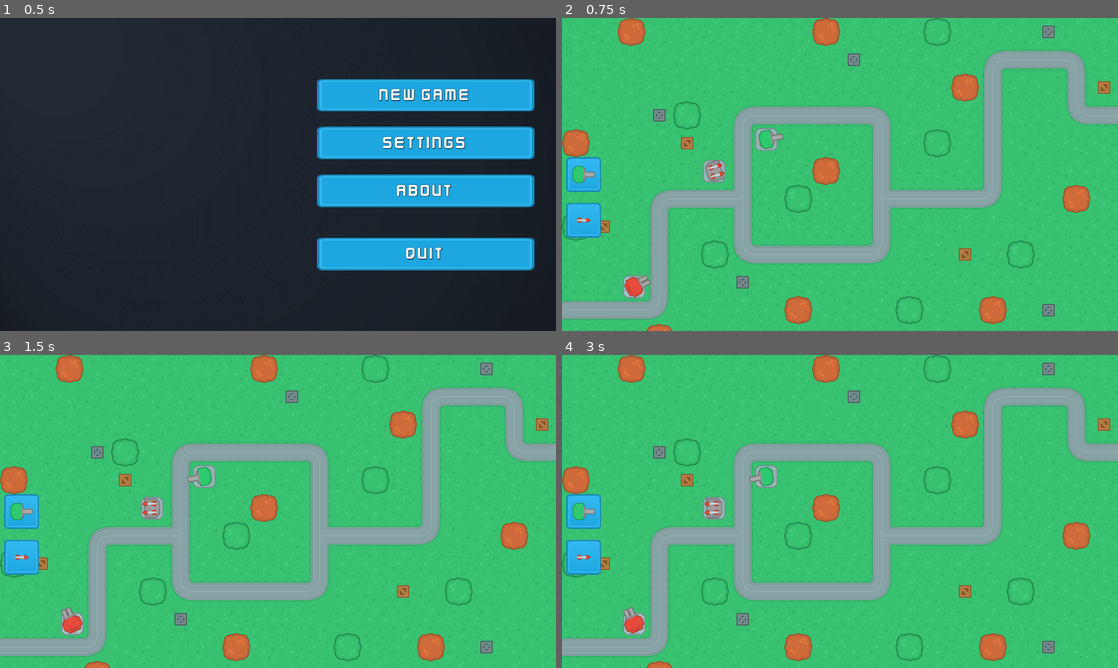
Above: before the commit, frames 1-4 (two rows, left to right).
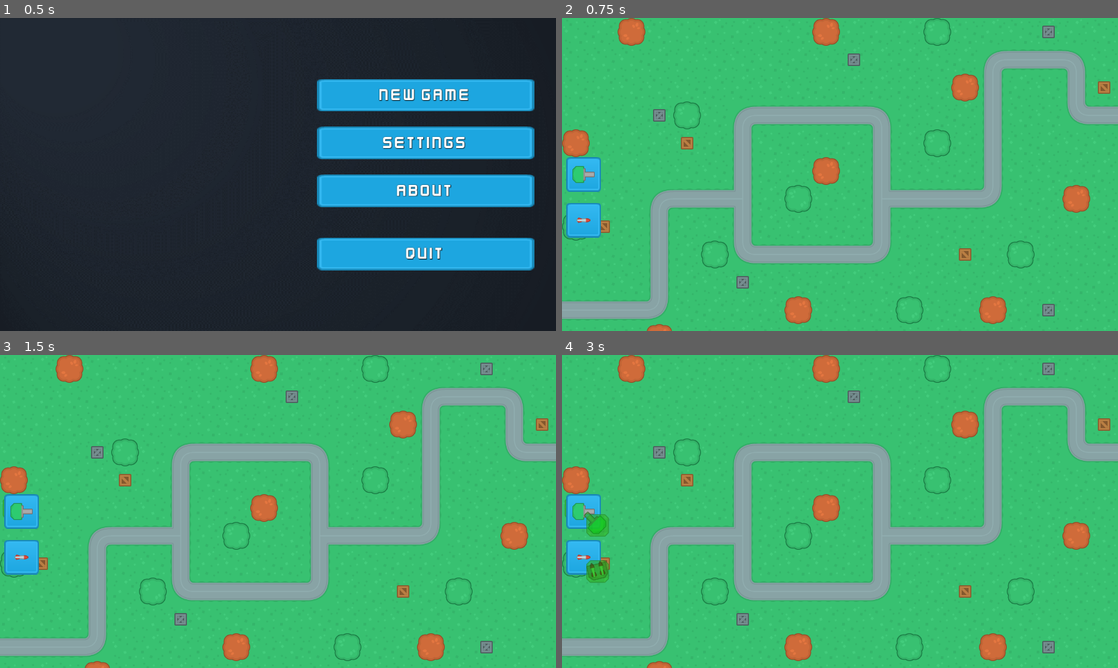
Above: after the commit, the same moments.

Repository: vrialland/godot-tutorial-tower-defense
Game: Godot game, scene res://SceneHandler.tscn
The game is run twice, just before and just after one commit, with the same random seed, the same clock (stepped at 60 frames per second) and the same inputs.
Inputs (mouse positions are in pixels of both pictures, inside the frame that each line leads up to):
- Up to frame 1 (0.5 s): no input
- Up to frame 2 (0.75 s): click "New Game" at 0.5 s
- Up to frame 3 (1.5 s): click (22, 511) at 1.25 s
- Up to frame 4 (3 s): click (584, 558) at 2 s; click (584, 511) at 2.75 s

Frame 1 is identical in both runs. In frame 2, 0.8% of the frame differs, in the area x 11-40%, y 35-90%; in frame 3, 0.8%; in frame 4, 1.4%, in the area x 0-39%, y 35-90%.

Commit message:
Allow player to build turrets

Diff:
--- a/project.godot
+++ b/project.godot
@@ -22,6 +22,25 @@
 window/stretch/mode="2d"
 window/stretch/aspect="keep"
 
+[input]
+
+ui_accept={
+"deadzone": 0.5,
+"events": [ Object(InputEventKey,"resource_local_to_scene":false,"resource_name":"","device":0,"alt":false,"shift":false,"control":false,"meta":false,"command":false,"pressed":false,"scancode":16777221,"unicode":0,"echo":false,"script":null)
+, Object(InputEventKey,"resource_local_to_scene":false,"resource_name":"","device":0,"alt":false,"shift":false,"control":false,"meta":false,"command":false,"pressed":false,"scancode":16777222,"unicode":0,"echo":false,"script":null)
+, Object(InputEventKey,"resource_local_to_scene":false,"resource_name":"","device":0,"alt":false,"shift":false,"control":false,"meta":false,"command":false,"pressed":false,"scancode":32,"unicode":0,"echo":false,"script":null)
+, Object(InputEventJoypadButton,"resource_local_to_scene":false,"resource_name":"","device":0,"button_index":0,"pressure":0.0,"pressed":false,"script":null)
+, Object(InputEventMouseButton,"resource_local_to_scene":false,"resource_name":"","device":0,"alt":false,"shift":false,"control":false,"meta":false,"command":false,"button_mask":0,"position":Vector2( 0, 0 ),"global_position":Vector2( 0, 0 ),"factor":1.0,"button_index":1,"pressed":false,"doubleclick":false,"script":null)
+ ]
+}
+ui_cancel={
+"deadzone": 0.5,
+"events": [ Object(InputEventKey,"resource_local_to_scene":false,"resource_name":"","device":0,"alt":false,"shift":false,"control":false,"meta":false,"command":false,"pressed":false,"scancode":16777217,"unicode":0,"echo":false,"script":null)
+, Object(InputEventJoypadButton,"resource_local_to_scene":false,"resource_name":"","device":0,"button_index":1,"pressure":0.0,"pressed":false,"script":null)
+, Object(InputEventMouseButton,"resource_local_to_scene":false,"resource_name":"","device":0,"alt":false,"shift":false,"control":false,"meta":false,"command":false,"button_mask":0,"position":Vector2( 0, 0 ),"global_position":Vector2( 0, 0 ),"factor":1.0,"button_index":2,"pressed":false,"doubleclick":false,"script":null)
+ ]
+}
+
 [physics]
 
 common/enable_pause_aware_picking=true
--- /dev/null
+++ b/scenes/main_scenes/GameScene.gd
@@ -0,0 +1,66 @@
+extends Node2D
+
+
+const RED: Color = Color("adff4545")
+const GREEN: Color = Color("ad54ff3c")
+
+
+var map_node: Node2D
+
+var build_mode: bool = false
+var build_valid: bool = false
+var build_location
+var build_type: String
+
+
+func _ready() -> void:
+	map_node = $Map1
+
+	for button in get_tree().get_nodes_in_group("build_buttons"):
+		button.connect("pressed", self, "initiate_build_mode", [button.get_name()])
+
+func _process(delta) -> void:
+	if build_mode:
+		update_tower_preview()
+
+
+func _unhandled_input(event: InputEvent) -> void:
+	if build_mode:
+		if event.is_action_released("ui_cancel"):
+			cancel_build_mode()
+		if event.is_action_released("ui_accept"):
+			verify_and_build()
+			cancel_build_mode()
+
+func initiate_build_mode(tower_type: String) -> void:
+	build_type = tower_type + "T1"
+	build_mode = true
+	$UI.set_tower_preview(build_type, get_global_mouse_position(), GREEN)
+
+
+func update_tower_preview() -> void:
+	var mouse_position: Vector2 = get_global_mouse_position()
+	var tower_exclusion: TileMap = map_node.get_node("TowerExclusion")
+	var current_tile: Vector2 = tower_exclusion.world_to_map(mouse_position)
+	var tile_position: Vector2 = tower_exclusion.map_to_world(current_tile)
+
+	if tower_exclusion.get_cellv(current_tile) == -1:
+		$UI.update_tower_preview(tile_position, GREEN)
+		build_valid = true
+		build_location = tile_position
+	else:
+		$UI.update_tower_preview(tile_position, RED)
+		build_valid = false
+
+
+func cancel_build_mode() -> void:
+	build_mode = false
+	build_valid = false
+	$UI/TowerPreview.queue_free()
+
+
+func verify_and_build() -> void:
+	if build_valid:
+		var new_tower: Node2D = load("res://scenes/turrets/" + build_type + ".tscn").instance()
+		new_tower.position = build_location
+		map_node.get_node("Turrets").add_child(new_tower)
--- a/scenes/main_scenes/GameScene.tscn
+++ b/scenes/main_scenes/GameScene.tscn
@@ -1,24 +1,29 @@
-[gd_scene load_steps=5 format=2]
+[gd_scene load_steps=7 format=2]
 
 [ext_resource path="res://scenes/maps/Map1.tscn" type="PackedScene" id=1]
 [ext_resource path="res://assets/ui/buttons/blue_button12.png" type="Texture" id=2]
 [ext_resource path="res://assets/turrets/towerDefense_tile249.png" type="Texture" id=3]
 [ext_resource path="res://assets/turrets/towerDefense_tile251.png" type="Texture" id=4]
+[ext_resource path="res://scenes/main_scenes/GameScene.gd" type="Script" id=5]
+[ext_resource path="res://scenes/main_scenes/Ui.gd" type="Script" id=6]
 
 [node name="GameScene" type="Node2D"]
+script = ExtResource( 5 )
 
 [node name="Map1" parent="." instance=ExtResource( 1 )]
 
-[node name="Ui" type="CanvasLayer" parent="."]
+[node name="UI" type="CanvasLayer" parent="."]
+script = ExtResource( 6 )
 
-[node name="HUD" type="Control" parent="Ui"]
+[node name="HUD" type="Control" parent="UI"]
 anchor_right = 1.0
 anchor_bottom = 1.0
+mouse_filter = 2
 __meta__ = {
 "_edit_use_anchors_": false
 }
 
-[node name="BuildBar" type="VBoxContainer" parent="Ui/HUD"]
+[node name="BuildBar" type="VBoxContainer" parent="UI/HUD"]
 anchor_top = 1.0
 anchor_bottom = 1.0
 margin_top = -400.0
@@ -26,7 +31,9 @@
 rect_min_size = Vector2( 100, 400 )
 custom_constants/separation = 25
 
-[node name="Gun" type="TextureButton" parent="Ui/HUD/BuildBar"]
+[node name="Gun" type="TextureButton" parent="UI/HUD/BuildBar" groups=[
+"build_buttons",
+]]
 margin_left = 10.0
 margin_right = 90.0
 margin_bottom = 80.0
@@ -36,7 +43,7 @@
 texture_normal = ExtResource( 2 )
 expand = true
 
-[node name="Icon" type="TextureRect" parent="Ui/HUD/BuildBar/Gun"]
+[node name="Icon" type="TextureRect" parent="UI/HUD/BuildBar/Gun"]
 anchor_right = 1.0
 anchor_bottom = 1.0
 margin_left = 10.0
@@ -49,7 +56,9 @@
 "_edit_use_anchors_": false
 }
 
-[node name="Missile" type="TextureButton" parent="Ui/HUD/BuildBar"]
+[node name="Missile" type="TextureButton" parent="UI/HUD/BuildBar" groups=[
+"build_buttons",
+]]
 margin_left = 10.0
 margin_top = 105.0
 margin_right = 90.0
@@ -60,7 +69,7 @@
 texture_normal = ExtResource( 2 )
 expand = true
 
-[node name="Icon" type="TextureRect" parent="Ui/HUD/BuildBar/Missile"]
+[node name="Icon" type="TextureRect" parent="UI/HUD/BuildBar/Missile"]
 anchor_right = 1.0
 anchor_bottom = 1.0
 margin_left = 10.0
--- /dev/null
+++ b/scenes/main_scenes/Ui.gd
@@ -0,0 +1,20 @@
+extends CanvasLayer
+
+
+func set_tower_preview(tower_type: String, mouse_position: Vector2, color: Color) -> void:
+	var drag_tower = load("res://scenes/turrets/" + tower_type + ".tscn").instance()
+	drag_tower.set_name("DragTower")
+	drag_tower.modulate = color
+
+	var control = Control.new()
+	control.add_child(drag_tower, true)
+	control.rect_position = mouse_position
+	control.set_name("TowerPreview")
+	add_child(control, true)
+	move_child($TowerPreview, 0)
+
+
+func update_tower_preview(new_position: Vector2, color: Color):
+	$TowerPreview.rect_position = new_position
+	if $TowerPreview/DragTower.modulate != color:
+		$TowerPreview/DragTower.modulate = color
--- a/scenes/maps/Map1.tscn
+++ b/scenes/maps/Map1.tscn
@@ -1,13 +1,10 @@
-[gd_scene load_steps=11 format=2]
+[gd_scene load_steps=8 format=2]
 
 [ext_resource path="res://assets/environments/tilesets/terrainTiles_default.png" type="Texture" id=1]
 [ext_resource path="res://assets/environments/props/crateWood.png" type="Texture" id=2]
 [ext_resource path="res://assets/environments/props/treeBrown_large.png" type="Texture" id=3]
 [ext_resource path="res://assets/environments/props/treeGreen_large.png" type="Texture" id=4]
 [ext_resource path="res://assets/environments/props/crateMetal.png" type="Texture" id=5]
-[ext_resource path="res://scenes/turrets/MissileT1.tscn" type="PackedScene" id=6]
-[ext_resource path="res://scenes/turrets/GunT1.tscn" type="PackedScene" id=7]
-[ext_resource path="res://scenes/turrets/GunT2.tscn" type="PackedScene" id=8]
 
 [sub_resource type="TileSet" id=1]
 0/name = "terrainTiles_default.png 0"
@@ -128,12 +125,3 @@
 tile_data = PoolIntArray( 2, 2, 0, 9, 2, 0, 13, 1, 0, 17, 4, 0, 65546, 4, 0, 65551, 0, 65538, 65552, 0, 1, 65553, 0, 1, …(1001 unchanged characters)…
 
 [node name="Turrets" type="Node2D" parent="."]
-
-[node name="GunT1" parent="Turrets" instance=ExtResource( 7 )]
-position = Vector2( 470.312, 279.493 )
-
-[node name="GunT2" parent="Turrets" instance=ExtResource( 8 )]
-position = Vector2( 166.124, 618.477 )
-
-[node name="MissileT1" parent="Turrets" instance=ExtResource( 6 )]
-position = Vector2( 350.208, 352.453 )
--- a/scenes/maps/Map2.tscn
+++ b/scenes/maps/Map2.tscn
@@ -108,3 +108,5 @@
 tile_set = SubResource( 2 )
 format = 1
 tile_data = PoolIntArray( 10, 3, 0, 65541, 1, 0, 65552, 1, 0, 65553, 1, 0, 65554, 1, 0, 131078, 2, 0, 131079, 0, 65538, …(1109 unchanged characters)…
+
+[node name="Turrets" type="Node2D" parent="."]
--- a/scenes/turrets/GunT1.tscn
+++ b/scenes/turrets/GunT1.tscn
@@ -8,9 +8,11 @@
 script = ExtResource( 3 )
 
 [node name="Base" type="Sprite" parent="."]
+position = Vector2( 32, 32 )
 texture = ExtResource( 1 )
 
 [node name="Turret" type="Sprite" parent="."]
+position = Vector2( 32, 32 )
 texture = ExtResource( 2 )
 offset = Vector2( 12, 0 )
 
--- a/scenes/turrets/GunT2.tscn
+++ b/scenes/turrets/GunT2.tscn
@@ -8,9 +8,11 @@
 script = ExtResource( 3 )
 
 [node name="Base" type="Sprite" parent="."]
+position = Vector2( 32, 32 )
 texture = ExtResource( 2 )
 
 [node name="Turret" type="Sprite" parent="."]
+position = Vector2( 32, 32 )
 texture = ExtResource( 1 )
 offset = Vector2( 10, 0 )
 
--- a/scenes/turrets/MissileT1.tscn
+++ b/scenes/turrets/MissileT1.tscn
@@ -9,9 +9,11 @@
 script = ExtResource( 4 )
 
 [node name="Base" type="Sprite" parent="."]
+position = Vector2( 32, 32 )
 texture = ExtResource( 1 )
 
 [node name="Turret" type="Sprite" parent="."]
+position = Vector2( 32, 32 )
 texture = ExtResource( 3 )
 
 [node name="Missile1" type="Sprite" parent="Turret"]
